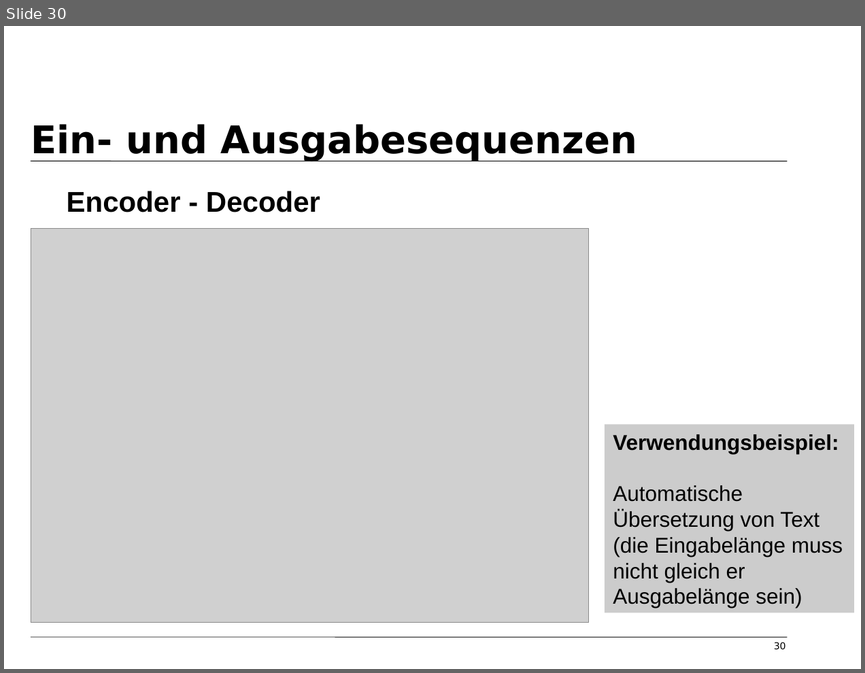
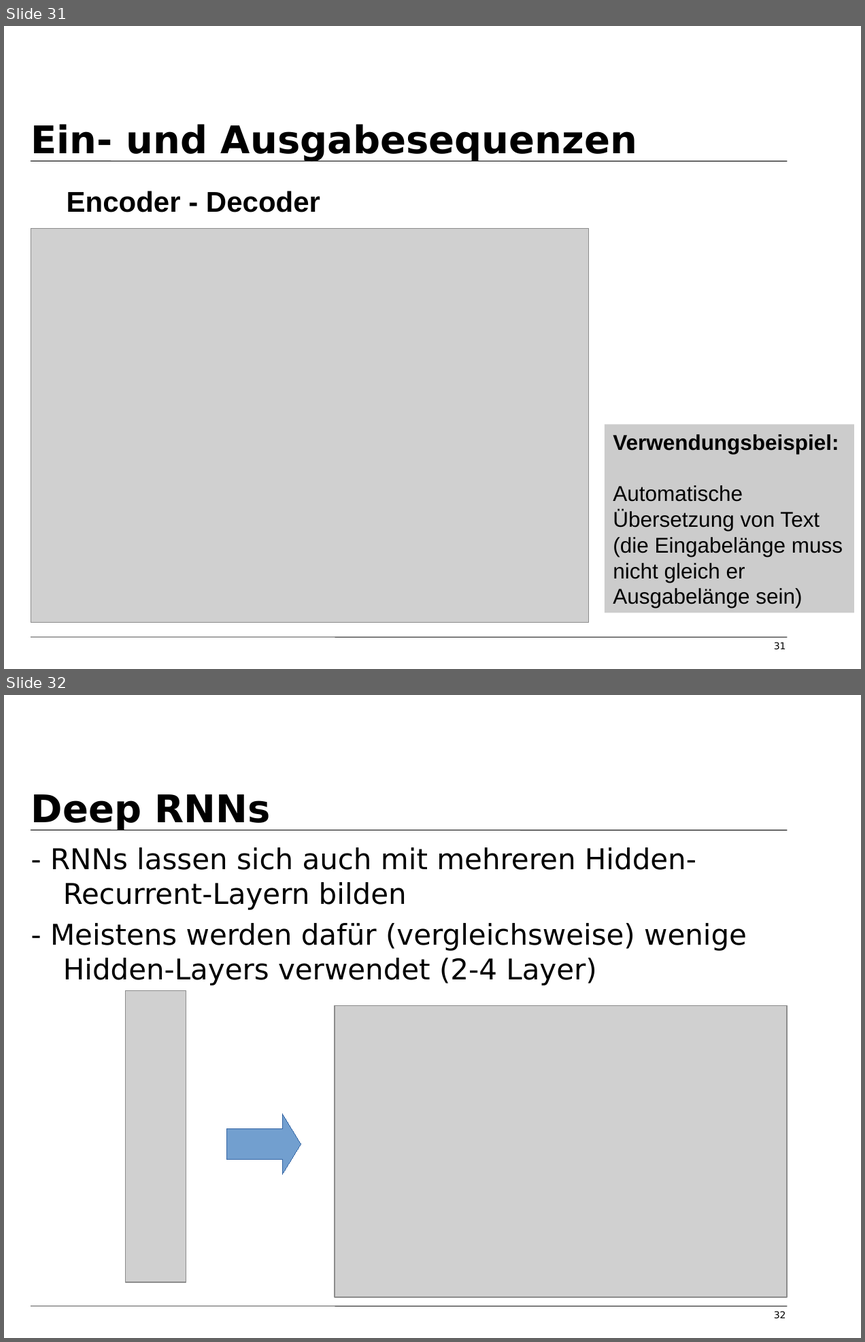
Before and after one commit to tfassbender/deep_learning_team_rnn, a slide deck: vorlesung/vorlesung_rnn_tobias.odp. Shown one above the other, each under a label of ours: slide 30 before the commit, slides 31 and 32 after it. The pictures are 865x673 and 865x1342 pixels, drawn with LibreOffice and Linux fonts; fonts in the diff are those of the drawing; grey boxes stand for pictures; background and template pictures are left out. Boxes give left, top, right and bottom in pixels: in the first picture for what was removed or moved away, otherwise in the second. Text is boxed around its words. In the diff, an @@ line names an element or a change of style, - is before the commit and + after.

Commit message:
kapitel über strukturen von RNNs fertig; neue bilder

```diff
--- a/vorlesung/vorlesung_rnn_tobias.odp
+++ b/vorlesung/vorlesung_rnn_tobias.odp
@@ slide 32 added at bbox=[4, 695, 861, 1338], background #FFFFFF; not listed: 2 template elements that a slide beside it also shows @@
@@ title added at bbox=[31, 794, 271, 830], 32 pt, text #000000, bold @@
+Deep RNNs
@@ text added at bbox=[50, 847, 747, 985], 24 pt, text #000000 @@
+- RNNs lassen sich auch mit mehreren Hidden-Recurrent-Layern bilden
+- Meistens werden dafür (vergleichsweise) wenige Hidden-Layers verwendet (2-4 Layer)
@@ picture added at bbox=[126, 991, 186, 1282] @@
@@ picture added at bbox=[334, 1005, 787, 1297] @@
@@ right arrow added at bbox=[227, 1113, 301, 1174], fill #729FCF, outline #3465A4 0 pt @@
@@ page number added at bbox=[774, 1310, 786, 1319], 8 pt, text #000000 @@
+32
@@ what was slide 30 is now slide 31 @@
@@ page number at bbox=[774, 641, 786, 650]: text changed @@
-30
+31
```
Also in this commit, not shown: 4 slides changed, 4 other files.
